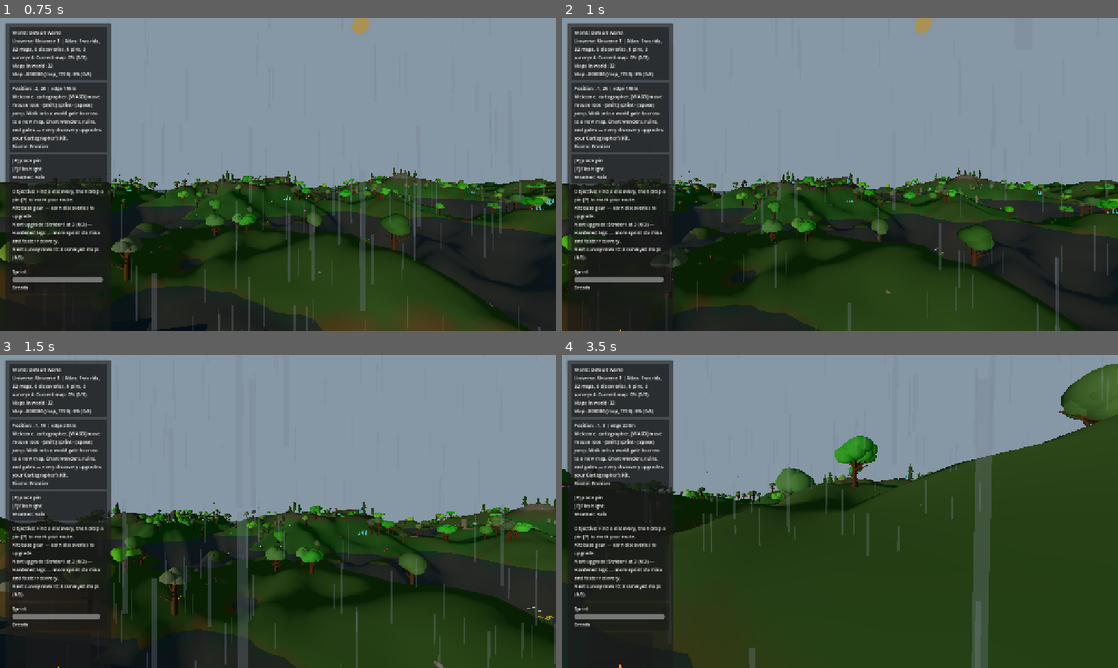
Above: before the commit, frames 1-4 (two rows, left to right).
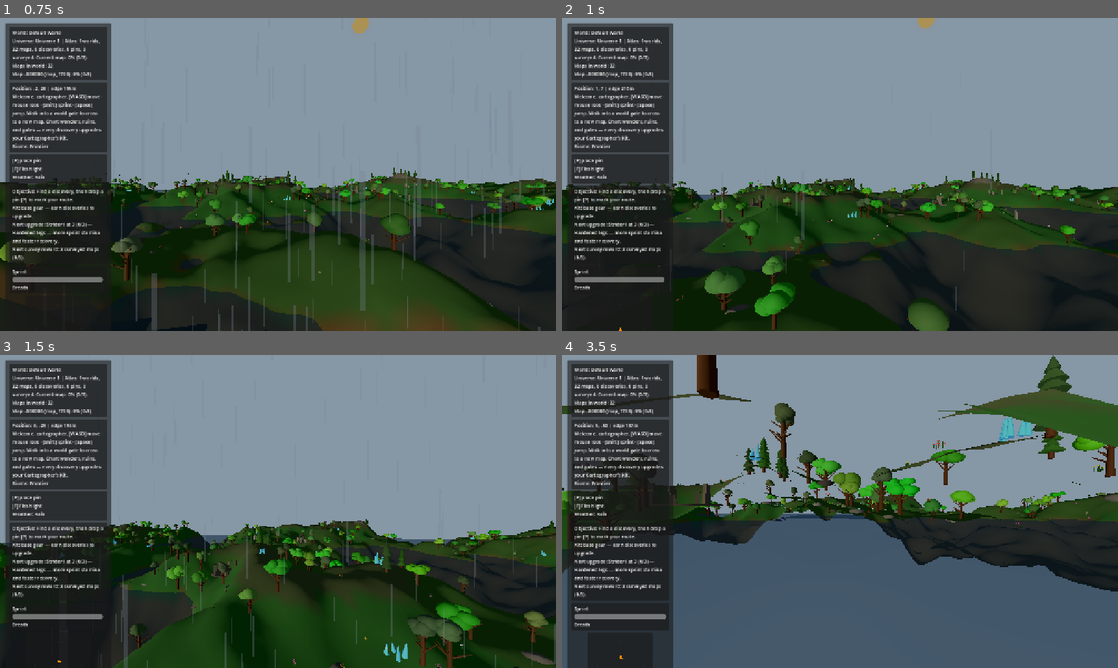
Above: after the commit, the same moments.

Repository: emkey1/Gatewalk
Game: Godot game, scene res://scenes/main.tscn
Same seed, same stepped clock (60 frames per second), same inputs: the game is played once before the commit and once after it.
Inputs (mouse positions are in pixels of both pictures, inside the frame that each line leads up to):
- Up to frame 1 (0.75 s): tap Enter at 0.5 s; move the mouse to (305, 174) at 0.52 s; hold W (move_forward) from 0.53 s (still down); hold Shift (sprint) from 0.53 s (still down)
- Up to frame 2 (1 s): keep holding W (move_forward); keep holding Shift (sprint); tap Space (jump) at 0.77 s; tap V at 0.8 s
- Up to frame 3 (1.5 s): keep holding W (move_forward); tap Space (jump) at 1.07 s; move the mouse to (250, 511) at 1.27 s; release Shift (sprint) at 1.28 s; tap V at 1.35 s
- Up to frame 4 (3.5 s): keep holding W (move_forward); tap Space (jump) at 1.52, 1.55, 1.82, 3.02, 3.32 s; move the mouse to (851, 505) at 2.02 s; hold Space (jump) 2.03-2.78 s; tap Shift (sprint) at 2.3, 2.85 s; move the mouse to (834, 517) at 2.77 s; tap V at 3.05 s

Frame 1 is identical in both runs. In frame 2, 23% of the frame differs, in the area x 0-100%, y 0-100%; in frame 3, 22%; in frame 4, 55%.

Commit message:
Add a dev free-fly toggle (V / Shift+S menu) for inspecting maps
The liner is hard to inspect from a fixed eye. Add a free-fly mode to the player: no gravity
or collision, move in the look direction (sprint = faster, jump = up boost), so you can fly off
the ship and view it from any angle. Toggle with V, or the new "Toggle Fly (V)" button in the
Shift+S dev menu.

- Player: fly_mode flag, _physics_fly (camera-relative free movement), toggle_fly(), V key.
- DevMenu: toggle_fly_fn + button.
- Main: _toggle_player_fly wires the menu button to the current player.

Verified: INTEGRATION OK (scripts parse, game boots, normal movement unaffected with fly off).

Co-Authored-By: Claude Opus 4.8 <noreply@anthropic.com>

Diff:
--- a/scripts/Main.gd
+++ b/scripts/Main.gd
@@ -228,6 +228,7 @@
 	dev_menu.get_gate_debug_hud_enabled_fn = _get_gate_debug_hud_enabled
 	dev_menu.set_gate_debug_hud_enabled_fn = _set_gate_debug_hud_enabled
 	dev_menu.toggle_day_night_fn = _toggle_day_night
+	dev_menu.toggle_fly_fn = _toggle_player_fly
 	add_child(dev_menu)
 
 	_load_slot_index()
@@ -3713,6 +3714,12 @@
 	var is_day: bool = hour >= 7.0 and hour < 17.5
 	_cycle_time = CYCLE_LENGTH * (0.0 if is_day else 0.5)   # -> midnight or noon
 	_update_day_night_cycle()
+
+
+func _toggle_player_fly() -> void:
+	var player: CharacterBody3D = _get_player()
+	if player != null and player.has_method("toggle_fly"):
+		player.toggle_fly()
 
 
 func _update_day_night_cycle() -> void:
--- a/scripts/Player.gd
+++ b/scripts/Player.gd
@@ -61,6 +61,10 @@
 var sphere_center: Vector3 = Vector3.ZERO
 var _look_fwd: Vector3 = Vector3(0.0, 0.0, -1.0)   # heading, kept in the local tangent plane
 
+# Free-fly inspection mode (dev): no gravity or collision, move in the look direction. Toggle
+# with V or from the Shift+S menu. Lets you fly off the ship and view it from any angle.
+var fly_mode: bool = false
+
 
 # Switch hollow-planet gravity on/off, smoothing the orientation handoff both ways.
 func set_spherical_mode(on: bool, center: Vector3) -> void:
@@ -88,6 +92,30 @@
 		rotation.y = atan2(-f2.x, -f2.z)
 
 
+# Toggle free-fly inspection mode on/off (zeroes momentum so you don't drop on exit).
+func toggle_fly() -> void:
+	fly_mode = not fly_mode
+	velocity = Vector3.ZERO
+
+
+func _physics_fly(delta: float) -> void:
+	var input_dir := Vector2(Input.get_vector("move_left", "move_right", "move_forward", "move_back"))
+	var fly_speed: float = 35.0
+	if Input.is_action_pressed("sprint"):
+		fly_speed = 120.0
+	var dir := Vector3.ZERO
+	if input_dir.length() > 0.0:
+		var cam_fwd: Vector3 = -camera.global_transform.basis.z
+		var cam_right: Vector3 = camera.global_transform.basis.x
+		dir = cam_right * input_dir.x + cam_fwd * -input_dir.y
+	if Input.is_action_pressed("jump"):
+		dir.y += 1.0
+	if dir.length() > 0.0:
+		dir = dir.normalized()
+	velocity = dir * fly_speed
+	global_position += velocity * delta
+
+
 func _ready() -> void:
 	Input.mouse_mode = Input.MOUSE_MODE_CAPTURED
 
@@ -141,6 +169,10 @@
 		else:
 			Input.mouse_mode = Input.MOUSE_MODE_CAPTURED
 
+	if event is InputEventKey and event.pressed and not event.echo and event.keycode == KEY_V:
+		if Input.mouse_mode == Input.MOUSE_MODE_CAPTURED:
+			toggle_fly()
+
 	if event is InputEventKey and event.pressed and event.keycode == KEY_F:
 		if Input.mouse_mode != Input.MOUSE_MODE_CAPTURED:
 			return
@@ -154,6 +186,9 @@
 
 
 func _physics_process(delta: float) -> void:
+	if fly_mode:
+		_physics_fly(delta)
+		return
 	if spherical_gravity:
 		_physics_spherical(delta)
 		return
--- a/scripts/core/DevMenu.gd
+++ b/scripts/core/DevMenu.gd
@@ -26,6 +26,7 @@
 var get_gate_debug_hud_enabled_fn: Callable
 var set_gate_debug_hud_enabled_fn: Callable
 var toggle_day_night_fn: Callable
+var toggle_fly_fn: Callable
 
 var current_world_id: String = ""
 var current_map_id: String = ""
@@ -277,6 +278,11 @@
 		dn_btn.text = "Toggle Day/Night"
 		dn_btn.pressed.connect(_on_toggle_day_night)
 		close_row.add_child(dn_btn)
+	if toggle_fly_fn.is_valid():
+		var fly_btn := Button.new()
+		fly_btn.text = "Toggle Fly (V)"
+		fly_btn.pressed.connect(_on_toggle_fly)
+		close_row.add_child(fly_btn)
 
 	var close_btn := Button.new()
 	close_btn.text = "Close"
@@ -453,5 +459,11 @@
 		toggle_day_night_fn.call()
 
 
+func _on_toggle_fly() -> void:
+	if toggle_fly_fn.is_valid():
+		toggle_fly_fn.call()
+	close()
+
+
 func _create_moon_map_record(seed_value: int) -> MapRecord:
 	return WorldGraph.create_map_record(seed_value, WorldGraph.MAP_MOON)
